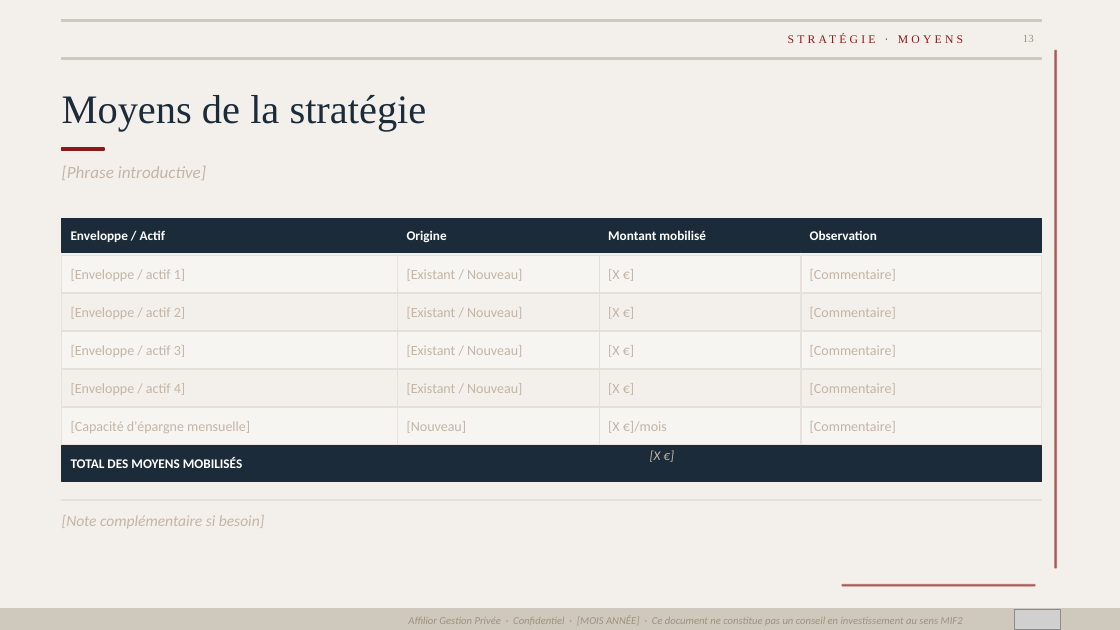
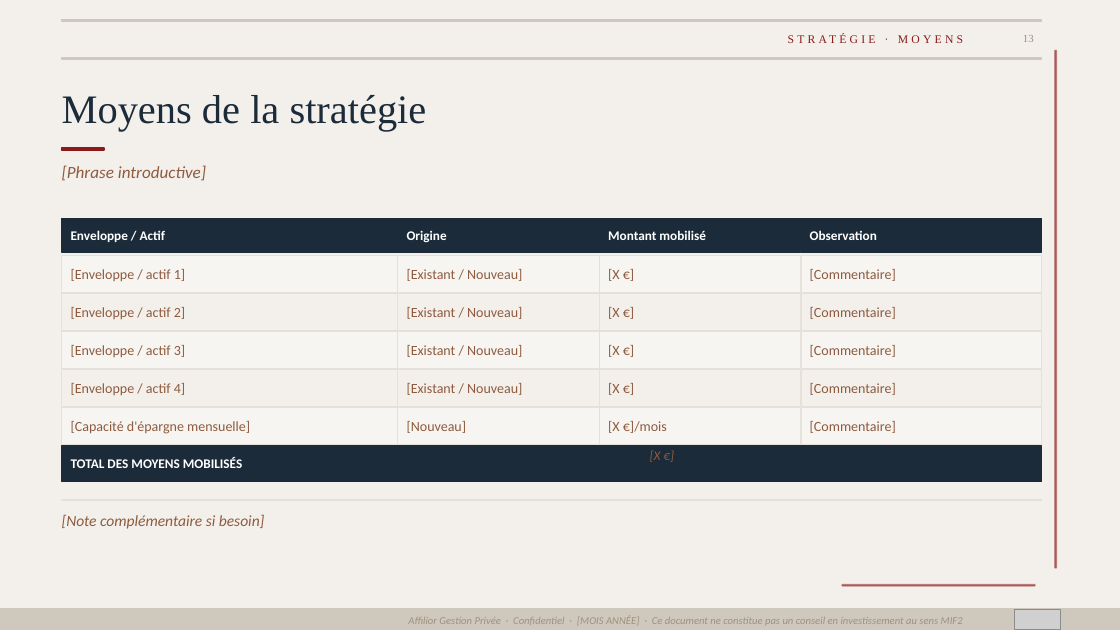
Before and after one commit to fififi1717/mkgt, a slide deck: slide 13 of Cans_Mstr.pptx. Drawn at 1120x630 pixels with LibreOffice and Linux fonts; fonts in the diff are those of the drawing; grey boxes stand for pictures. Boxes give left, top, right and bottom in pixels: in the first picture for what was removed or moved away, otherwise in the second. Text is boxed around its words. In the diff, an @@ line names an element or a change of style, - is before the commit and + after.

```diff
--- a/Cans_Mstr.pptx
+++ b/Cans_Mstr.pptx
@@ text colour #C4B5A5 to #8E5B3F in 23 elements at <box>62,165,206,181</box>, <box>71,269,185,282</box>, <box>407,269,522,281</box>, <box>608,269,620,281</box>, <box>810,269,896,281</box>, <box>71,307,185,319</box>, <box>407,307,522,319</box>, <box>608,307,620,319</box>, <box>810,307,896,319</box>, <box>71,345,185,358</box>, <box>407,345,522,357</box>, <box>608,345,620,357</box>, <box>810,345,896,357</box>, <box>71,383,185,395</box>, <box>407,383,522,395</box>, <box>608,383,620,395</box>, <box>810,383,896,395</box>, <box>71,421,250,434</box>, <box>407,421,467,433</box>, <box>608,421,667,433</box>, <box>810,421,896,433</box>, <box>650,450,661,462</box>, <box>62,514,265,529</box> @@
```
Also in this commit, not shown: 13 other slides changed.
